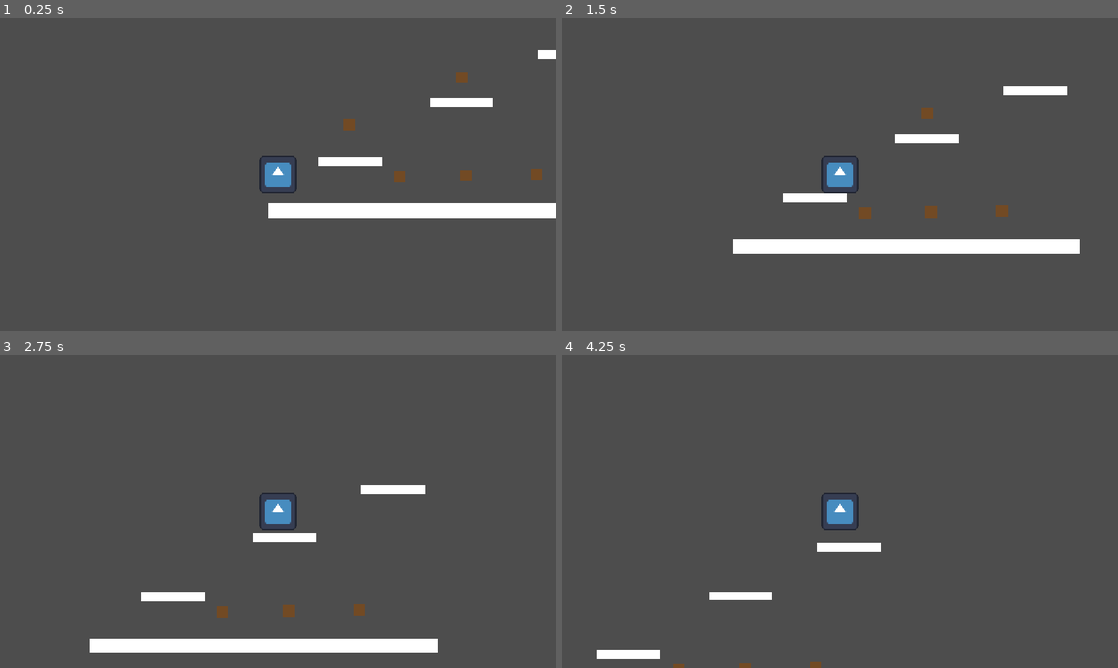
Above: before the commit, frames 1-4 (two rows, left to right).
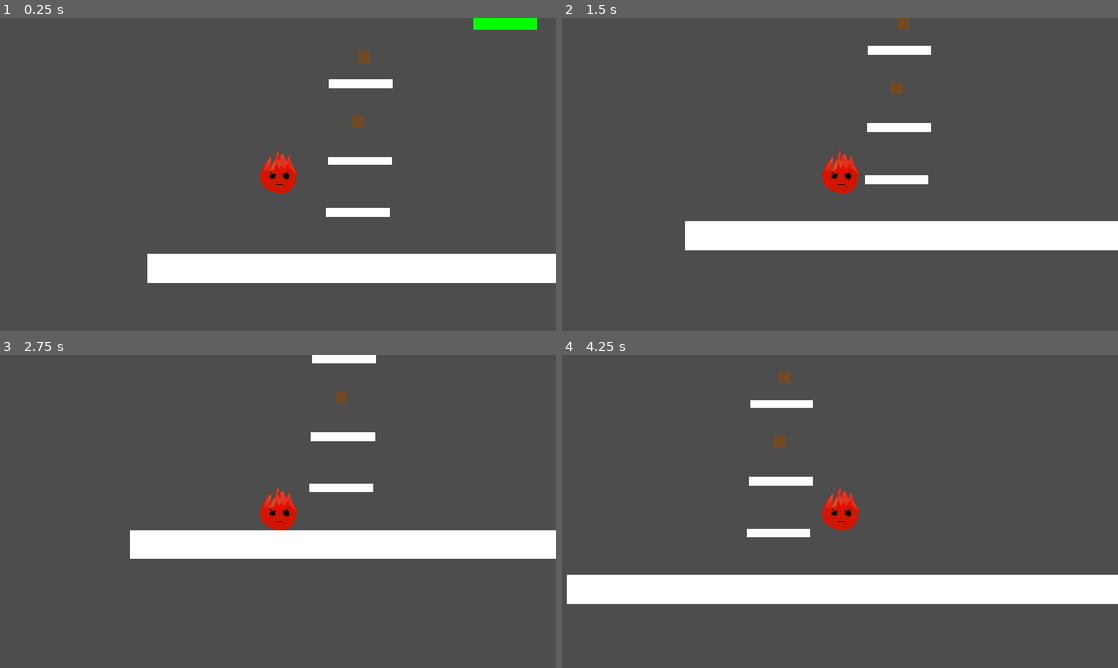
Above: after the commit, the same moments.

Repository: Gozittopl/HavenGameJam
Game: Godot game, scene res://scenes/lvl2.tscn
Same seed, same stepped clock (60 frames per second), same inputs: the game is played once before the commit and once after it. Before the commit the project starts from res://scenes/main.tscn. The engine's default icon, where the game draws it, is replaced by a stand-in: a white triangle on a blue panel in a dark square.
Inputs:
- Up to frame 1 (0.25 s): no input
- Up to frame 2 (1.5 s): tap Enter (ui_accept) at 0.5, 0.77 s; hold D (move_right) from 0.53 s (still down)
- Up to frame 3 (2.75 s): tap Enter (ui_accept) at 1.52 s; release D (move_right) at 2.03 s; hold A (move_left) from 2.03 s (still down)
- Up to frame 4 (4.25 s): release A (move_left) at 2.78 s; hold D (move_right) from 2.78 s (still down); tap Enter (ui_accept) at 3.02, 3.77 s

The runs differ from the first frame. In frame 1, 12% of the frame differs, in the area x 26-100%, y 0-85%; in frame 2, 9.0%; in frame 3, 12%, in the area x 16-100%, y 0-96%; in frame 4, 12%.

Commit message:
y

Diff:
--- a/project.godot
+++ b/project.godot
@@ -11,8 +11,8 @@
 [application]
 
 config/name="Gamejam2026"
-run/main_scene="uid://b6eb4y2gmi3m8"
-config/features=PackedStringArray("4.7", "Forward Plus")
+run/main_scene="uid://b223jgpr6dkdt"
+config/features=PackedStringArray("4.6", "Forward Plus")
 config/icon="res://icon.svg"
 
 [display]
--- a/scenes/Coffee.tscn
+++ b/scenes/Coffee.tscn
@@ -23,5 +23,4 @@
 offset_bottom = 20.0
 grow_horizontal = 2
 grow_vertical = 2
-offset_transform_enabled = true
 color = Color(0.44583136, 0.28983602, 0.14151058, 1)
--- a/scenes/finish.tscn
+++ b/scenes/finish.tscn
@@ -1,9 +1,12 @@
-[gd_scene format=3 uid="uid://7mv5j0kdtwmq"]
+[gd_scene format=3 uid="uid://80dv7rfutiix"]
+
+[ext_resource type="Script" uid="uid://dona87almug13" path="res://scripts/finish.gd" id="1_5nbog"]
 
 [sub_resource type="RectangleShape2D" id="RectangleShape2D_mrg2o"]
-size = Vector2(220, 40)
+size = Vector2(220, 220)
 
-[node name="Finish" type="Area2D" unique_id=682775939]
+[node name="Finish" type="Area2D" unique_id=1119427143]
+script = ExtResource("1_5nbog")
 
 [node name="CollisionShape2D" type="CollisionShape2D" parent="." unique_id=489716063]
 shape = SubResource("RectangleShape2D_mrg2o")
@@ -15,9 +18,9 @@
 anchor_right = 0.5
 anchor_bottom = 0.5
 offset_left = -110.0
-offset_top = -20.0
+offset_top = -110.0
 offset_right = 110.0
-offset_bottom = 20.0
+offset_bottom = 110.0
 grow_horizontal = 2
 grow_vertical = 2
 color = Color(0, 1, 0, 1)
--- a/scenes/ground.tscn
+++ b/scenes/ground.tscn
@@ -1,7 +1,7 @@
-[gd_scene format=3 uid="uid://cp67r5ltug0nj"]
+[gd_scene format=3 uid="uid://d0featkr5y2ps"]
 
 [sub_resource type="RectangleShape2D" id="RectangleShape2D_mrg2o"]
-size = Vector2(1200, 50)
+size = Vector2(2400, 100)
 
 [node name="Ground" type="StaticBody2D" unique_id=2120301584]
 
@@ -11,13 +11,12 @@
 anchor_top = 0.5
 anchor_right = 0.5
 anchor_bottom = 0.5
-offset_left = -600.0
-offset_top = -25.0
-offset_right = 600.0
-offset_bottom = 25.0
+offset_left = -1200.0
+offset_top = -50.0
+offset_right = 1200.0
+offset_bottom = 50.0
 grow_horizontal = 2
 grow_vertical = 2
-offset_transform_enabled = true
 
 [node name="CollisionShape2D" type="CollisionShape2D" parent="." unique_id=565563816]
 shape = SubResource("RectangleShape2D_mrg2o")
--- /dev/null
+++ b/scenes/level1.tscn
@@ -0,0 +1,49 @@
+[gd_scene format=3 uid="uid://cbetuot103xdx"]
+
+[ext_resource type="PackedScene" uid="uid://dvjjwqm04qhol" path="res://scenes/player.tscn" id="1_dwgg1"]
+[ext_resource type="PackedScene" uid="uid://d0featkr5y2ps" path="res://scenes/ground.tscn" id="2_ru4tf"]
+[ext_resource type="PackedScene" uid="uid://c3u5huwtef4d6" path="res://scenes/Coffee.tscn" id="3_6sh32"]
+[ext_resource type="PackedScene" uid="uid://cdu67666ixq0m" path="res://scenes/platform.tscn" id="4_ejswk"]
+[ext_resource type="PackedScene" uid="uid://80dv7rfutiix" path="res://scenes/finish.tscn" id="5_ru4tf"]
+
+[node name="Level1" type="Node2D" unique_id=1460091751]
+
+[node name="Player" parent="." unique_id=517550424 instance=ExtResource("1_dwgg1")]
+position = Vector2(-936, 790)
+
+[node name="Ground" parent="." unique_id=2120301584 instance=ExtResource("2_ru4tf")]
+position = Vector2(-38, 936)
+
+[node name="Coffee" parent="." unique_id=575645644 instance=ExtResource("3_6sh32")]
+position = Vector2(262, 806)
+
+[node name="Platform" parent="." unique_id=886023701 instance=ExtResource("4_ejswk")]
+position = Vector2(-1091, 696)
+
+[node name="Platform2" parent="." unique_id=2094895302 instance=ExtResource("4_ejswk")]
+position = Vector2(-1089, 428)
+
+[node name="Platform3" parent="." unique_id=1086693062 instance=ExtResource("4_ejswk")]
+position = Vector2(-365, 431)
+
+[node name="Platform4" parent="." unique_id=322757985 instance=ExtResource("4_ejswk")]
+position = Vector2(-266, 73)
+
+[node name="Platform5" parent="." unique_id=611966828 instance=ExtResource("4_ejswk")]
+position = Vector2(-145, 431)
+
+[node name="Platform6" parent="." unique_id=375011298 instance=ExtResource("4_ejswk")]
+position = Vector2(115, 69)
+
+[node name="Platform7" parent="." unique_id=1033805101 instance=ExtResource("4_ejswk")]
+position = Vector2(75, 431)
+
+[node name="Platform8" parent="." unique_id=1144697316 instance=ExtResource("4_ejswk")]
+position = Vector2(605, 439)
+
+[node name="Coffee2" parent="." unique_id=981862364 instance=ExtResource("3_6sh32")]
+position = Vector2(607, 374)
+
+[node name="Finish" parent="." unique_id=1119427143 instance=ExtResource("5_ru4tf")]
+position = Vector2(114, -57)
+next_level_path = "uid://bpctmb5uald5n"
--- /dev/null
+++ b/scenes/lvl2.tscn
@@ -0,0 +1,47 @@
+[gd_scene format=3 uid="uid://b223jgpr6dkdt"]
+
+[ext_resource type="PackedScene" uid="uid://dvjjwqm04qhol" path="res://scenes/player.tscn" id="1_jaojv"]
+[ext_resource type="PackedScene" uid="uid://d0featkr5y2ps" path="res://scenes/ground.tscn" id="2_3n54i"]
+[ext_resource type="PackedScene" uid="uid://c3u5huwtef4d6" path="res://scenes/Coffee.tscn" id="3_nb5j2"]
+[ext_resource type="PackedScene" uid="uid://cdu67666ixq0m" path="res://scenes/platform.tscn" id="4_r7wj8"]
+[ext_resource type="PackedScene" uid="uid://80dv7rfutiix" path="res://scenes/finish.tscn" id="5_3n54i"]
+
+[node name="Main" type="Node2D" unique_id=1460091751]
+
+[node name="Player" parent="." unique_id=517550424 instance=ExtResource("1_jaojv")]
+position = Vector2(-784, 550)
+
+[node name="Ground" parent="." unique_id=2120301584 instance=ExtResource("2_3n54i")]
+position = Vector2(-38, 936)
+
+[node name="Coffee" parent="." unique_id=575645644 instance=ExtResource("3_nb5j2")]
+position = Vector2(-507, 428)
+
+[node name="Platform" parent="." unique_id=886023701 instance=ExtResource("4_r7wj8")]
+position = Vector2(-508, 741)
+
+[node name="Platform2" parent="." unique_id=2094895302 instance=ExtResource("4_r7wj8")]
+position = Vector2(-501, 563)
+
+[node name="Platform3" parent="." unique_id=1086693062 instance=ExtResource("4_r7wj8")]
+position = Vector2(-495, -84)
+
+[node name="Coffee5" parent="." unique_id=519651647 instance=ExtResource("3_nb5j2")]
+position = Vector2(-488, -166)
+
+[node name="Platform4" parent="." unique_id=322757985 instance=ExtResource("4_r7wj8")]
+position = Vector2(-498, 296)
+
+[node name="Coffee6" parent="." unique_id=19787958 instance=ExtResource("3_nb5j2")]
+position = Vector2(-487, 205)
+
+[node name="Platform5" parent="." unique_id=651777443 instance=ExtResource("4_r7wj8")]
+position = Vector2(-476, -634)
+
+[node name="Coffee7" parent="." unique_id=1507106352 instance=ExtResource("3_nb5j2")]
+position = Vector2(-493, -820)
+
+[node name="Platform6" parent="." unique_id=2056839819 instance=ExtResource("4_r7wj8")]
+position = Vector2(-452, -1332)
+
+[node name="Finish" parent="." unique_id=1119427143 instance=ExtResource("5_3n54i")]
--- a/scenes/main.tscn
+++ /dev/null
@@ -1,38 +0,0 @@
-[gd_scene format=3 uid="uid://b6eb4y2gmi3m8"]
-
-[ext_resource type="PackedScene" uid="uid://b64p1eismh65f" path="res://scenes/player.tscn" id="1_o5qli"]
-[ext_resource type="PackedScene" uid="uid://cm4sx773oeyrt" path="res://scenes/Coffee.tscn" id="2_0wfyh"]
-[ext_resource type="PackedScene" uid="uid://cp67r5ltug0nj" path="res://scenes/ground.tscn" id="2_sugp2"]
-[ext_resource type="PackedScene" uid="uid://cavbmw0ur0rbb" path="res://scenes/platform.tscn" id="4_jyhfs"]
-
-[node name="Main" type="Node2D" unique_id=1460091751]
-
-[node name="Player" parent="." unique_id=517550424 instance=ExtResource("1_o5qli")]
-position = Vector2(6, 440)
-
-[node name="Ground" parent="." unique_id=2120301584 instance=ExtResource("2_sugp2")]
-position = Vector2(570, 624)
-
-[node name="Coffee" parent="." unique_id=575645644 instance=ExtResource("2_0wfyh")]
-position = Vector2(426, 507)
-
-[node name="Coffee2" parent="." unique_id=1209902111 instance=ExtResource("2_0wfyh")]
-position = Vector2(655, 504)
-
-[node name="Coffee3" parent="." unique_id=1644459282 instance=ExtResource("2_0wfyh")]
-position = Vector2(899, 500)
-
-[node name="Platform" parent="." unique_id=886023701 instance=ExtResource("4_jyhfs")]
-position = Vector2(254, 454)
-
-[node name="Platform2" parent="." unique_id=2094895302 instance=ExtResource("4_jyhfs")]
-position = Vector2(640, 251)
-
-[node name="Platform3" parent="." unique_id=1086693062 instance=ExtResource("4_jyhfs")]
-position = Vector2(1014, 85)
-
-[node name="Coffee4" parent="." unique_id=1154851771 instance=ExtResource("2_0wfyh")]
-position = Vector2(252, 330)
-
-[node name="Coffee5" parent="." unique_id=519651647 instance=ExtResource("2_0wfyh")]
-position = Vector2(641, 165)
--- a/scenes/platform.tscn
+++ b/scenes/platform.tscn
@@ -17,7 +17,6 @@
 offset_bottom = 15.0
 grow_horizontal = 2
 grow_vertical = 2
-offset_transform_enabled = true
 
 [node name="CollisionShape2D" type="CollisionShape2D" parent="." unique_id=565563816]
 shape = SubResource("RectangleShape2D_mrg2o")
--- a/scenes/player.tscn
+++ b/scenes/player.tscn
@@ -1,30 +1,27 @@
-[gd_scene format=3 uid="uid://b64p1eismh65f"]
+[gd_scene format=3 uid="uid://dvjjwqm04qhol"]
 
-[ext_resource type="Texture2D" uid="uid://dr8l5yjxjkjbt" path="res://icon.svg" id="1_3vyb7"]
 [ext_resource type="Script" uid="uid://dm76usaursgnh" path="res://scripts/player.gd" id="1_g2els"]
+[ext_resource type="Texture2D" uid="uid://ehp505tdq8ti" path="res://assets/Untitled1_20261114154734.png" id="2_g2els"]
 
-[sub_resource type="CircleShape2D" id="CircleShape2D_mrg2o"]
-radius = 64.0
+[sub_resource type="RectangleShape2D" id="RectangleShape2D_g2els"]
+size = Vector2(128, 128)
 
 [node name="Player" type="CharacterBody2D" unique_id=356744683]
 script = ExtResource("1_g2els")
 
 [node name="CollisionShape2D" type="CollisionShape2D" parent="." unique_id=136823372]
-shape = SubResource("CircleShape2D_mrg2o")
+shape = SubResource("RectangleShape2D_g2els")
 
 [node name="TextureRect" type="TextureRect" parent="." unique_id=646656795]
-anchors_preset = 8
-anchor_left = 0.5
-anchor_top = 0.5
-anchor_right = 0.5
-anchor_bottom = 0.5
-offset_left = -64.0
-offset_top = -64.0
-offset_right = 64.0
-offset_bottom = 64.0
+anchors_preset = -1
+offset_left = -111.0
+offset_top = -137.0
+offset_right = 133.0
+offset_bottom = 122.0
 grow_horizontal = 2
 grow_vertical = 2
-texture = ExtResource("1_3vyb7")
+texture = ExtResource("2_g2els")
+expand_mode = 1
 
 [node name="Camera2D" type="Camera2D" parent="." unique_id=153303514]
 zoom = Vector2(0.6, 0.6)
--- /dev/null
+++ b/scenes/tutorial.tscn
@@ -0,0 +1,47 @@
+[gd_scene format=3 uid="uid://cnilf7igwsn4p"]
+
+[ext_resource type="PackedScene" uid="uid://dvjjwqm04qhol" path="res://scenes/player.tscn" id="1_4kmhl"]
+[ext_resource type="PackedScene" uid="uid://d0featkr5y2ps" path="res://scenes/ground.tscn" id="2_cq4me"]
+[ext_resource type="PackedScene" uid="uid://c3u5huwtef4d6" path="res://scenes/Coffee.tscn" id="3_6yjpi"]
+[ext_resource type="PackedScene" uid="uid://cdu67666ixq0m" path="res://scenes/platform.tscn" id="4_gbqnl"]
+[ext_resource type="PackedScene" uid="uid://80dv7rfutiix" path="res://scenes/finish.tscn" id="5_cq4me"]
+
+[node name="Main" type="Node2D" unique_id=1460091751]
+position = Vector2(27, -27)
+
+[node name="Player" parent="." unique_id=517550424 instance=ExtResource("1_4kmhl")]
+position = Vector2(-980, 755)
+
+[node name="Ground" parent="." unique_id=2120301584 instance=ExtResource("2_cq4me")]
+position = Vector2(-38, 936)
+
+[node name="Coffee" parent="." unique_id=575645644 instance=ExtResource("3_6yjpi")]
+position = Vector2(227, 819)
+
+[node name="Platform" parent="." unique_id=886023701 instance=ExtResource("4_gbqnl")]
+position = Vector2(-560, 777)
+
+[node name="Platform2" parent="." unique_id=2094895302 instance=ExtResource("4_gbqnl")]
+position = Vector2(-214, 662)
+
+[node name="Platform3" parent="." unique_id=1086693062 instance=ExtResource("4_gbqnl")]
+position = Vector2(221, 441)
+
+[node name="Platform4" parent="." unique_id=322757985 instance=ExtResource("4_gbqnl")]
+position = Vector2(39, 51)
+
+[node name="Coffee2" parent="." unique_id=481141120 instance=ExtResource("3_6yjpi")]
+position = Vector2(252, 349)
+
+[node name="Platform5" parent="." unique_id=2091041434 instance=ExtResource("4_gbqnl")]
+position = Vector2(-243, -510)
+
+[node name="Coffee3" parent="." unique_id=16984885 instance=ExtResource("3_6yjpi")]
+position = Vector2(43, -62)
+
+[node name="Finish" parent="." unique_id=682775939 instance=ExtResource("5_cq4me")]
+position = Vector2(-451, -641)
+next_level_path = "uid://b6eb4y2gmi3m8"
+
+[node name="Platform6" parent="." unique_id=1811704843 instance=ExtResource("4_gbqnl")]
+position = Vector2(-463, -510)
--- /dev/null
+++ b/scripts/finish.gd
@@ -0,0 +1,26 @@
+
+extends Area2D
+
+@export_file("*.tscn") var next_level_path: String
+
+var level_changing = false
+
+
+func _ready():
+	body_entered.connect(_on_body_entered)
+
+
+func _on_body_entered(body):
+	if level_changing:
+		return
+
+	if body is CharacterBody2D and body.name == "Player":
+		if next_level_path.is_empty():
+			print("No next level selected!")
+			return
+
+		level_changing = true
+		get_tree().call_deferred(
+			"change_scene_to_file",
+			next_level_path
+		)
--- a/scripts/player.gd
+++ b/scripts/player.gd
@@ -5,7 +5,7 @@
 var gravity = 1800.0
 
 # MOVEMENT
-var speed = 350.0
+var speed = 500.0
 var acceleration = 1800.0
 var friction = 2200.0
 
@@ -36,6 +36,7 @@
 func _physics_process(delta):
 	if jump_buffer_after_landing > 0:
 		jump_buffer_after_landing -= delta
+
 	# REMEMBER FLOOR STATE
 	var was_on_floor = is_on_floor()
 	var jump_pressed = Input.is_action_just_pressed("ui_accept")
@@ -60,7 +61,7 @@
 			friction * delta
 		)
 
-	# MANUAL JUMP FROM FLOOR OR DURING AUTOMATIC BOUNCE
+	# MANUAL JUMP
 	if jump_pressed and (
 		was_on_floor
 		or jump_buffer_after_landing > 0
@@ -86,13 +87,10 @@
 		manual_jump_active = false
 
 		if bounce_enabled:
-
-			# MANUAL JUMP TAKES PRIORITY ON LANDING
 			if jump_pressed:
 				velocity.y = jump_force
 				manual_jump_active = true
 				bounce_pending = false
-
 			else:
 				var fall_speed = max(impact_velocity.y, 0.0)
 
@@ -109,28 +107,24 @@
 					)
 					bounce_pending = true
 					bounce_jump_allowed = true
-
 				else:
 					velocity.y = 0.0
 					bounce_pending = false
 
 	# OTHER COLLISIONS
 	for i in range(get_slide_collision_count()):
-
 		var collision = get_slide_collision(i)
 		var normal = collision.get_normal()
 
 		# CEILING BOUNCE
 		if normal.y > 0.7 and impact_velocity.y < 0:
-
-			if bounce_enabled and bounce_pending:
+			if bounce_enabled:
 				velocity.y = abs(impact_velocity.y)
 				bounce_pending = false
 				manual_jump_active = false
 
 		# WALL BOUNCE
 		if abs(normal.x) > 0.7:
-
 			if impact_velocity.dot(normal) < 0:
 				velocity.x = (
 					abs(impact_velocity.x)
@@ -141,7 +135,6 @@
 
 # COLLECTING COFFEE
 func collect_coffee():
-
 	coffee_count += 1
 	calm_level = min(calm_level + 0.2, 1.0)
 
Renamed: Untitled1_20261114154734.png -> assets/Untitled1_20261114154734.png
Not shown, added: assets/Untitled1_20261114154734.png.import
Not shown: 1 places in scenes/Coffee.tscn that only renumber resources
Not shown: 1 places in scenes/platform.tscn that only renumber resources
Not shown, added: scripts/finish.gd.uid
